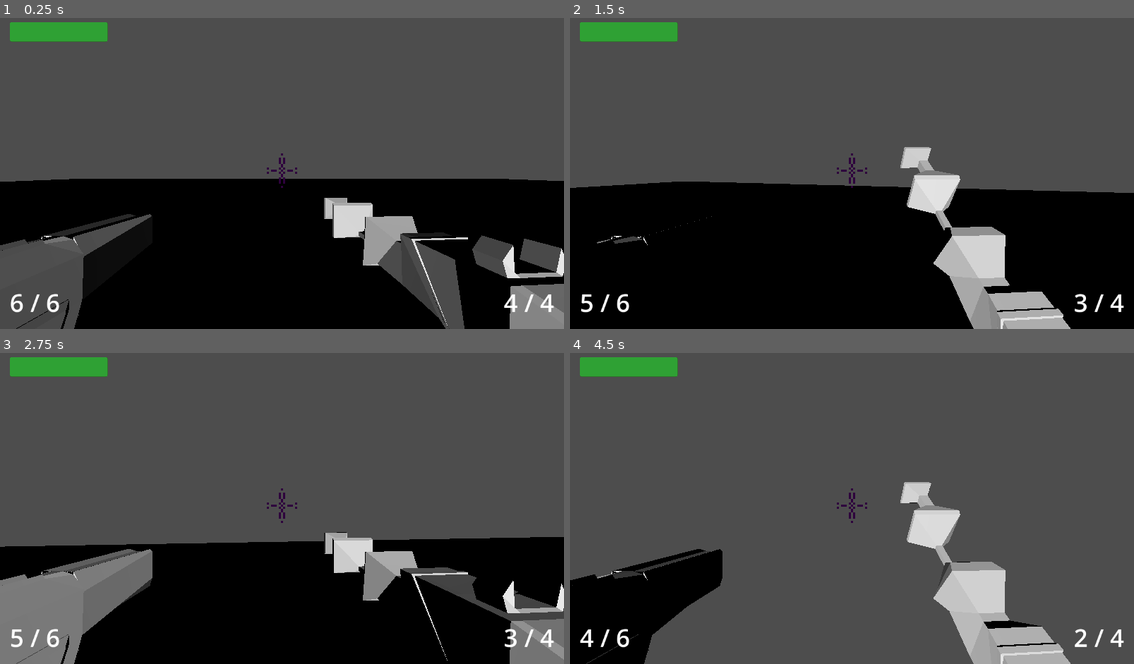
Above: before the commit, frames 1-4 (two rows, left to right).
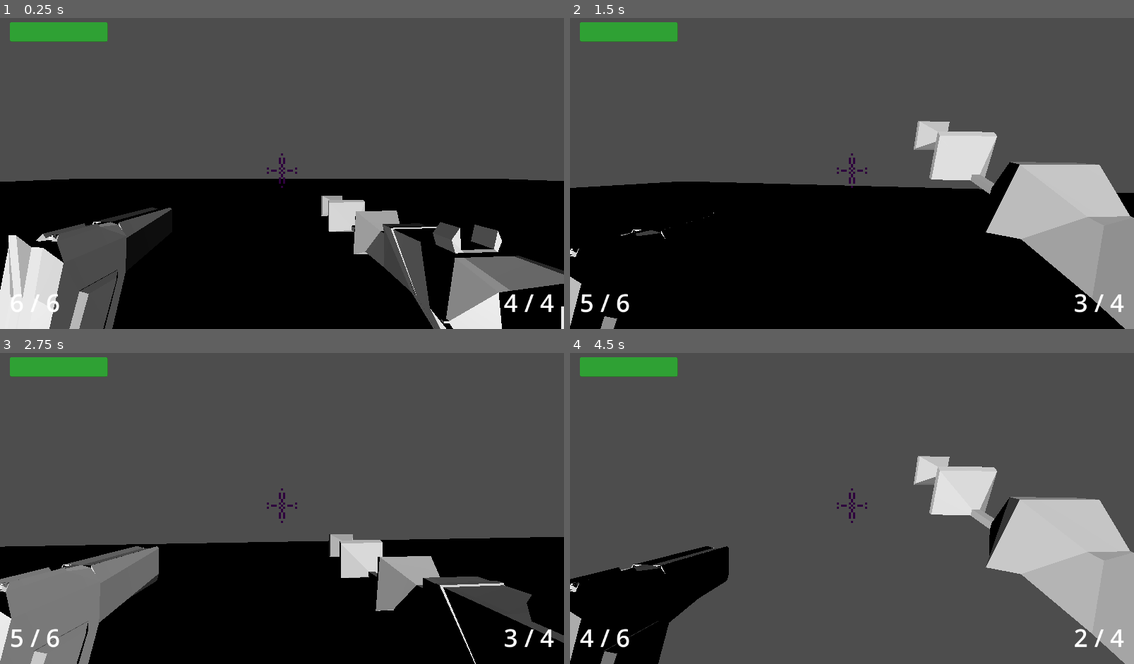
Above: after the commit, the same moments.

Repository: Bubullzz/CodeName-MegaKill
Game: Godot game, scene res://scenes/base.tscn
The game is run twice, just before and just after one commit, with the same random seed, the same clock (stepped at 60 frames per second) and the same inputs.
Inputs (mouse positions are in pixels of both pictures, inside the frame that each line leads up to):
- Up to frame 1 (0.25 s): no input
- Up to frame 2 (1.5 s): tap Enter at 0.5 s; move the mouse to (880, 170) at 0.52 s; hold Up (ui_up) from 0.53 s (still down); click (880, 170) at 0.6 s; tap Space (jump) at 0.77 s; move the mouse to (823, 173) at 1.27 s; right-click (823, 173) at 1.35 s
- Up to frame 3 (2.75 s): keep holding Up (ui_up); tap Space (jump) at 1.52 s; move the mouse to (293, 499) at 2.02 s; hold 0 from 2.03 s (still down)
- Up to frame 4 (4.5 s): keep holding Up (ui_up); move the mouse to (846, 511) at 2.77 s; release 0 at 2.78 s; tap 1 at 2.85 s; tap Space (jump) at 3.02, 3.77 s; move the mouse to (891, 508) at 3.52 s; click (891, 508) at 3.6 s; move the mouse to (806, 502) at 4.27 s; right-click (806, 502) at 4.35 s

The runs differ from the first frame. In frame 1, 14% of the frame differs, in the area x 0-100%, y 57-100%; in frame 2, 16%; in frame 3, 5.8%; in frame 4, 17%, in the area x 0-100%, y 33-100%.

Commit message:
modified goon head and recoilcomponents names

Diff:
--- a/scenes/goon.tscn
+++ b/scenes/goon.tscn
@@ -11,9 +11,10 @@
 [sub_resource type="BoxShape3D" id="BoxShape3D_32l3e"]
 
 [sub_resource type="BoxShape3D" id="BoxShape3D_lvo0j"]
-size = Vector3(1, 0.1, 1)
+size = Vector3(0.4930725, 0.36219484, 0.29614258)
 
 [sub_resource type="BoxShape3D" id="BoxShape3D_xrt3b"]
+size = Vector3(1, 1, 0.9238281)
 
 [node name="goon" type="CharacterBody3D" unique_id=2111933101]
 transform = Transform3D(-4.371139e-08, 0, 1, 0, 1, 0, -1, 0, -4.371139e-08, 0, 0, 0)
@@ -31,7 +32,7 @@
 metadata/_custom_type_script = "uid://0jkquaqdb3xp"
 
 [node name="CollisionShape3D" type="CollisionShape3D" parent="WeakspotHurtbox" unique_id=1614599056]
-transform = Transform3D(1, 0, 0, 0, 1, 0, 0, 0, 1, 0, 0.5500493, 0)
+transform = Transform3D(1, 0, 0, 0, 1, 0, 0, 0, 1, -0.06541441, 0.10786059, -0.5705502)
 shape = SubResource("BoxShape3D_lvo0j")
 debug_color = Color(0.9450875, 0.1759749, 0.40388775, 0.41960785)
 
@@ -42,7 +43,7 @@
 metadata/_custom_type_script = "uid://0jkquaqdb3xp"
 
 [node name="CollisionShape3D" type="CollisionShape3D" parent="BodyHurtbox" unique_id=1546774341]
-transform = Transform3D(1, 0, 0, 0, 1, 0, 0, 0, 1, 0, -0.00048828125, 0)
+transform = Transform3D(1, 0, 0, 0, 1, 0, 0, 0, 1, 0, -0.00048828125, 0.038085938)
 shape = SubResource("BoxShape3D_xrt3b")
 
 [node name="Spider_incroyable" parent="." unique_id=157226290 instance=ExtResource("4_lvo0j")]
--- a/scenes/player.tscn
+++ b/scenes/player.tscn
@@ -4,7 +4,6 @@
 [ext_resource type="Script" uid="uid://bd74ox5l6shpo" path="res://scripts/components/health_component.gd" id="2_g2els"]
 [ext_resource type="Script" uid="uid://8syvidiq10rg" path="res://scripts/components/input_component.gd" id="3_qhqgy"]
 [ext_resource type="Script" uid="uid://suy82x121iat" path="res://scripts/components/move_component.gd" id="4_dqkch"]
-
 
 [sub_resource type="CapsuleShape3D" id="CapsuleShape3D_g2els"]
 height = 2.26924
@@ -23,10 +22,10 @@
 transform = Transform3D(1, 0, 0, 0, 1, 0, 0, 0, 1, 0, 1.5, -0.5)
 
 [node name="LeftWeaponPos" type="Node3D" parent="Camera3D" unique_id=1531975461]
-transform = Transform3D(0.29926926, 0, -0.020926945, 0, 0.3, 0, 0.020926945, 0, 0.29926926, -0.7, -0.6, -0.4)
+transform = Transform3D(0.29926926, 0, -0.020926945, 0, 0.3, 0, 0.020926945, 0, 0.29926926, -0.7, -0.6, -0.5730761)
 
 [node name="RightWeaponPos" type="Node3D" parent="Camera3D" unique_id=459506760]
-transform = Transform3D(0.29926923, 0, 0.020926941, 0, 0.3, 0, -0.020926941, 0, 0.29926923, 0.7, -0.6, -0.4)
+transform = Transform3D(0.29926923, 0, 0.020926941, 0, 0.3, 0, -0.020926941, 0, 0.29926923, 0.7, -0.6, -0.5730761)
 
 [node name="Ray" type="RayCast3D" parent="Camera3D" unique_id=1101661764]
 transform = Transform3D(1, 0, 0, 0, 0, -1.0000001, 0, 1.0000001, 0, 0, 0, 1.0819931)
--- a/scenes/weapons/revolver.tscn
+++ b/scenes/weapons/revolver.tscn
@@ -12,10 +12,11 @@
 metadata/_custom_type_script = "uid://cnrgngifamh8n"
 
 [node name="RecoilComponent" parent="." unique_id=1977771477 node_paths=PackedStringArray("pivot") instance=ExtResource("2_wvb0v")]
-max_angle = 0.4
-up_time = 0.1
+recoil_rotation = 0.3
+up_time = 0.04
 down_time = 0.4
 pivot = NodePath("../ModelPivot")
+recoil_transform = Vector2(0.4, 0.6)
 
 [node name="AmmoComponent" parent="." unique_id=1855024653 node_paths=PackedStringArray("parent_weapon") instance=ExtResource("2_m70vx")]
 max_ammo = 6
--- a/scenes/weapons/sniper_rifle.tscn
+++ b/scenes/weapons/sniper_rifle.tscn
@@ -21,16 +21,17 @@
 weapon = NodePath("..")
 
 [node name="RecoilComponent" parent="." unique_id=1977771477 node_paths=PackedStringArray("pivot") instance=ExtResource("4_xev6v")]
-max_angle = 0.6
-up_time = 0.1
-down_time = 1.3
+recoil_rotation = 0.4
+up_time = 0.04
+down_time = 1.0
 pivot = NodePath("../WeaponPivot")
+recoil_transform = Vector2(0.4, 1)
 
 [node name="WeaponPivot" type="Node3D" parent="." unique_id=661087550]
-transform = Transform3D(1, 0, 0, 0, 1, 0, 0, 0, 1, -0.010658979, 0, -2.9535336)
+transform = Transform3D(1, 0, 0, 0, 1, 0, 0, 0, 1, -0.010658979, 0, -1.002312)
 
 [node name="the_glorper" parent="WeaponPivot" unique_id=494059712 instance=ExtResource("4_aip7g")]
-transform = Transform3D(1, 0, 0, 0, 1, 0, 0, 0, 1, 0, 0, 2.7772965)
+transform = Transform3D(1, 0, 0, 0, 1, 0, 0, 0, 1, 0, 0, 0.82607484)
 
 [node name="WeaponDataComponent" type="Node" parent="." unique_id=627305877]
 script = ExtResource("4_6iuvm")
--- a/scripts/components/ammo_component.gd
+++ b/scripts/components/ammo_component.gd
@@ -3,9 +3,9 @@
 @export var max_ammo: int
 @export var reload_time: float
 @export var fire_rate: int # in msec
-@export var last_shot: int = -1
 @export var is_automatic: bool
 @export var parent_weapon: Weapon
+var last_shot: int = -1
 var curr_ammo: int
 var continue_shooting := false
 var is_reloading := false
--- a/scripts/recoil_component.gd
+++ b/scripts/recoil_component.gd
@@ -1,15 +1,21 @@
 extends Node
 
-@export var max_angle: float
+@export var recoil_rotation: float
 @export var up_time: float
 @export var down_time: float
 @export var pivot: Node3D
-
-var rot_tween:Tween
-
+@export var recoil_transform: Vector2
+var rot_tween: Tween
+var transform_tween: Tween
 func recoil():
 	if rot_tween:
 		rot_tween.kill()
+	if transform_tween:
+		transform_tween.kill()
 	rot_tween = get_tree().create_tween()
-	rot_tween.tween_property(pivot, "rotation:x", max_angle, up_time).set_trans(Tween.TRANS_CUBIC)
+	rot_tween.tween_property(pivot, "rotation:x", recoil_rotation, up_time).set_trans(Tween.TRANS_CUBIC)
 	rot_tween.tween_property(pivot, "rotation:x", 0, down_time).set_trans(Tween.TRANS_SINE)
+
+	transform_tween = get_tree().create_tween()
+	transform_tween.tween_property(pivot, "position", Vector3(0,recoil_transform.x, recoil_transform.y), up_time)
+	transform_tween.tween_property(pivot, "position", Vector3(0,0,0), down_time)
